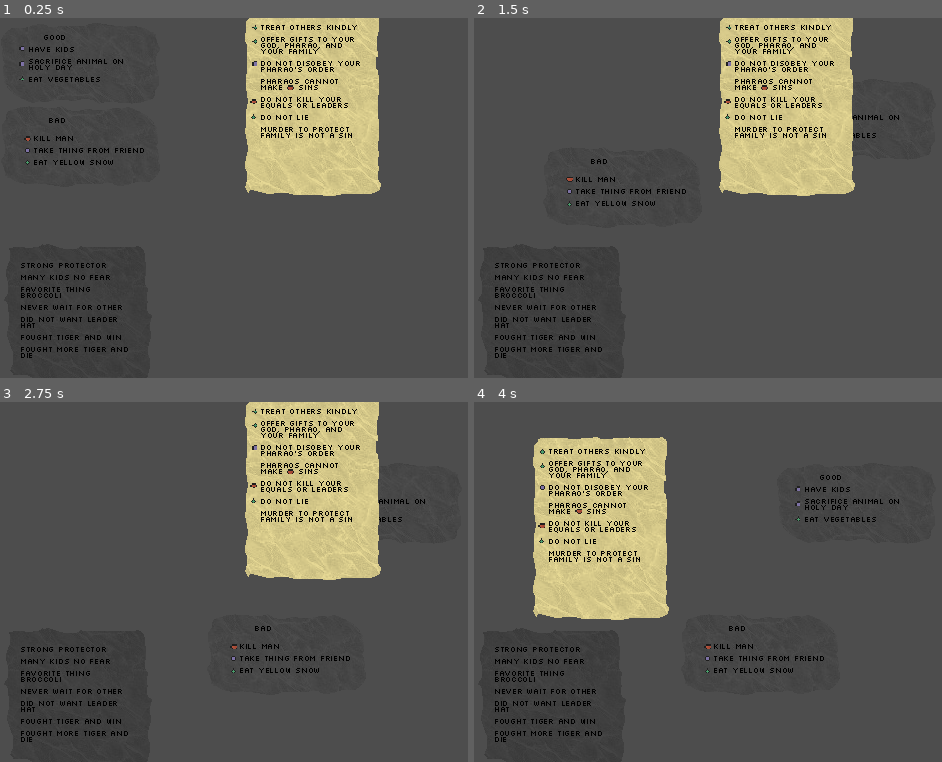
Above: before the commit, frames 1-4 (two rows, left to right).
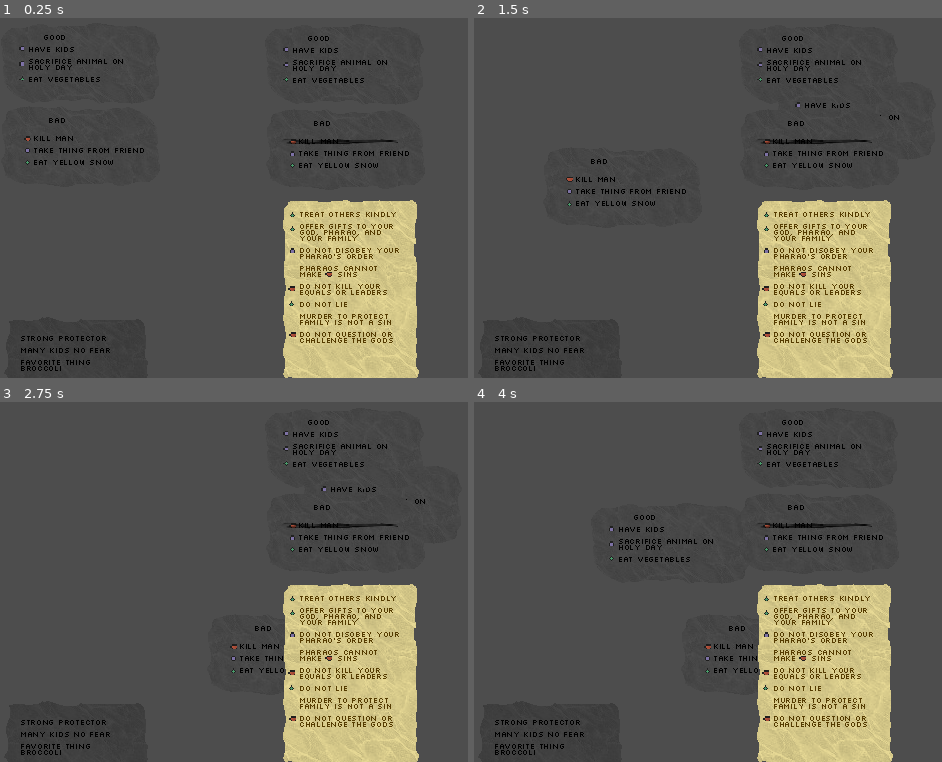
Above: after the commit, the same moments.

Repository: NicEastvillage/GMTKGameJam2024
Game: Godot game, scene res://scenes/content_preview.tscn
The game is run twice, just before and just after one commit, with the same random seed, the same clock (stepped at 60 frames per second) and the same inputs. This scene is started directly instead of the project's main scene.
Inputs (mouse positions are in pixels of both pictures, inside the frame that each line leads up to):
- Up to frame 1 (0.25 s): no input
- Up to frame 2 (1.5 s): tap Enter at 0.5 s; drag from (553, 61) to (857, 118) at 0.52 s; tap Space at 1.25 s; drag from (553, 144) to (764, 270) at 1.27 s
- Up to frame 3 (2.75 s): tap Enter at 2 s; move the mouse to (79, 697) at 2.02 s; click (79, 697) at 2.17 s
- Up to frame 4 (4 s): tap Space at 2.75 s; drag from (787, 488) to (600, 528) at 2.77 s; tap Enter at 3.5 s; move the mouse to (outside the picture) at 3.52 s; click (outside the picture) at 3.67 s

The runs differ from the first frame. In frame 1, 29% of the frame differs, in the area x 4-90%, y 0-100%; in frame 2, 29%; in frame 3, 29%; in frame 4, 30%, in the area x 4-91%, y 5-100%.

Commit message:
Add person S2P1

Diff:
--- /dev/null
+++ b/Fonts/font_egyptian.tres
@@ -0,0 +1,9 @@
+[gd_resource type="LabelSettings" load_steps=2 format=3 uid="uid://68yv14anvw22"]
+
+[ext_resource type="FontFile" uid="uid://dsxutw8wvagrh" path="res://Fonts/slkscr.ttf" id="1_kvvng"]
+
+[resource]
+line_spacing = -3.0
+font = ExtResource("1_kvvng")
+font_size = 8
+font_color = Color(0.333333, 0.231373, 0, 1)
--- a/data/S2/S2.tres
+++ b/data/S2/S2.tres
@@ -1,10 +1,13 @@
-[gd_resource type="Resource" script_class="StageData" load_steps=4 format=3 uid="uid://dlw3atx42ecxt"]
+[gd_resource type="Resource" script_class="StageData" load_steps=7 format=3 uid="uid://dlw3atx42ecxt"]
 
 [ext_resource type="Script" path="res://scripts/PersonData.gd" id="1_5qw5g"]
 [ext_resource type="PackedScene" uid="uid://cgivppnhhmvv8" path="res://data/S2/S2_doc_1.tscn" id="2_gcen3"]
+[ext_resource type="Resource" uid="uid://chagbty05oiqk" path="res://data/S2/S2P1_Eman/S2P1.tres" id="2_p2kqa"]
 [ext_resource type="Script" path="res://scripts/StageData.gd" id="2_rwdhk"]
+[ext_resource type="PackedScene" uid="uid://cxn5b86fiunw8" path="res://data/S2/S2_doc_mod_S1_2.tscn" id="3_qxfmv"]
+[ext_resource type="PackedScene" uid="uid://d33wmdbfkyvso" path="res://data/S1/S1_doc_1.tscn" id="4_5i24x"]
 
 [resource]
 script = ExtResource("2_rwdhk")
-people = Array[ExtResource("1_5qw5g")]([])
-rule_documents = Array[PackedScene]([ExtResource("2_gcen3")])
+people = Array[ExtResource("1_5qw5g")]([ExtResource("2_p2kqa")])
+rule_documents = Array[PackedScene]([ExtResource("2_gcen3"), ExtResource("3_qxfmv"), ExtResource("4_5i24x")])
--- /dev/null
+++ b/data/S2/S2P1_Eman/S2P1.tres
@@ -0,0 +1,13 @@
+[gd_resource type="Resource" script_class="PersonData" load_steps=5 format=3 uid="uid://chagbty05oiqk"]
+
+[ext_resource type="Script" path="res://scripts/PersonData.gd" id="1_cb5gh"]
+[ext_resource type="PackedScene" uid="uid://deli4xte8d53o" path="res://data/S2/S2P1_Eman/S2P1_cert.tscn" id="1_sh7ss"]
+[ext_resource type="PackedScene" uid="uid://nhh0dl7w5jiu" path="res://data/S2/S2P1_Eman/S2P1_life.tscn" id="2_304n8"]
+[ext_resource type="Texture2D" uid="uid://523kvi2qo7n0" path="res://sprites/Portraits/PortraitCurie2.png" id="3_7j8gy"]
+
+[resource]
+script = ExtResource("1_cb5gh")
+name = "Eman"
+portrait = ExtResource("3_7j8gy")
+verdict_sinner = false
+person_documents = Array[PackedScene]([ExtResource("1_sh7ss"), ExtResource("2_304n8")])
--- /dev/null
+++ b/data/S2/S2P1_Eman/S2P1_cert.tscn
@@ -0,0 +1,67 @@
+[gd_scene load_steps=9 format=3 uid="uid://deli4xte8d53o"]
+
+[ext_resource type="Script" path="res://scripts/draggable.gd" id="1_63o4s"]
+[ext_resource type="Texture2D" uid="uid://bw1k0tacnuwh" path="res://sprites/Sheet2.png" id="2_xmoxo"]
+[ext_resource type="Theme" uid="uid://buyb8v1ge6h0c" path="res://Fonts/Stone Age.tres" id="3_gjwrp"]
+[ext_resource type="LabelSettings" uid="uid://68yv14anvw22" path="res://Fonts/font_egyptian.tres" id="4_aeicc"]
+[ext_resource type="AudioStream" uid="uid://dm2w7djhevvd4" path="res://sounds/paper4.wav" id="7_gsqdq"]
+[ext_resource type="AudioStream" uid="uid://b3yglo6ubp644" path="res://sounds/paper.wav" id="8_8bvc1"]
+
+[sub_resource type="OccluderPolygon2D" id="OccluderPolygon2D_n02qm"]
+polygon = PackedVector2Array(-84, -72, -85, -27, -81, 1, -83, 26, -35, 30, 29, 30, 30, -30, 28, -77, 32, -134, 8, -135, -35, -135, -63, -132, -84, -135)
+
+[sub_resource type="RectangleShape2D" id="RectangleShape2D_fy7mq"]
+size = Vector2(131.467, 178.533)
+
+[node name="S2P1_cert" type="CharacterBody2D"]
+collision_layer = 4
+collision_mask = 0
+input_pickable = true
+script = ExtResource("1_63o4s")
+
+[node name="LightOccluder2D" type="LightOccluder2D" parent="."]
+position = Vector2(25, 53)
+occluder = SubResource("OccluderPolygon2D_n02qm")
+
+[node name="CollisionShape2D" type="CollisionShape2D" parent="."]
+position = Vector2(-0.266304, -0.266304)
+shape = SubResource("RectangleShape2D_fy7mq")
+
+[node name="Tablet" type="Sprite2D" parent="."]
+position = Vector2(-1.2663, 0.733696)
+rotation = 3.14159
+texture = ExtResource("2_xmoxo")
+
+[node name="Label" type="Label" parent="."]
+offset_left = -56.0
+offset_top = -80.0
+offset_right = 53.0
+offset_bottom = 83.0
+theme = ExtResource("3_gjwrp")
+text = "    Death CERTIFICATE
+
+NAME: Eman
+
+GENDER: Female
+
+PARENTS: Kilan & Esia
+
+PROFESSION: FORTUNE TELLER
+
+AGE AT DEATH: 33
+
+CAUSE OF DEATH:
+Murdered by angry customer whose fortune never came true. The murderer said: \"The which told me my wife would give me 2 strong sons, but then my wife died of ilk\""
+label_settings = ExtResource("4_aeicc")
+autowrap_mode = 3
+
+[node name="SelectedSound" type="AudioStreamPlayer2D" parent="."]
+position = Vector2(-1, -1)
+stream = ExtResource("7_gsqdq")
+
+[node name="DroppedSound" type="AudioStreamPlayer2D" parent="."]
+position = Vector2(-1, -2)
+stream = ExtResource("8_8bvc1")
+
+[connection signal="mouse_entered" from="." to="." method="_on_mouse_entered"]
+[connection signal="mouse_exited" from="." to="." method="_on_mouse_exited"]
--- /dev/null
+++ b/data/S2/S2P1_Eman/S2P1_life.tscn
@@ -0,0 +1,56 @@
+[gd_scene load_steps=9 format=3 uid="uid://nhh0dl7w5jiu"]
+
+[ext_resource type="Script" path="res://scripts/draggable.gd" id="1_sjv84"]
+[ext_resource type="Texture2D" uid="uid://bw1k0tacnuwh" path="res://sprites/Sheet2.png" id="2_8n8w0"]
+[ext_resource type="Theme" uid="uid://buyb8v1ge6h0c" path="res://Fonts/Stone Age.tres" id="3_6to1t"]
+[ext_resource type="LabelSettings" uid="uid://68yv14anvw22" path="res://Fonts/font_egyptian.tres" id="4_f6xom"]
+[ext_resource type="AudioStream" uid="uid://dm2w7djhevvd4" path="res://sounds/paper4.wav" id="5_055r2"]
+[ext_resource type="AudioStream" uid="uid://b3yglo6ubp644" path="res://sounds/paper.wav" id="6_bvmhd"]
+
+[sub_resource type="OccluderPolygon2D" id="OccluderPolygon2D_n02qm"]
+polygon = PackedVector2Array(-84, -72, -85, -27, -81, 1, -83, 26, -35, 30, 29, 30, 30, -30, 28, -77, 32, -134, 8, -135, -35, -135, -63, -132, -84, -135)
+
+[sub_resource type="RectangleShape2D" id="RectangleShape2D_fy7mq"]
+size = Vector2(131.467, 178.533)
+
+[node name="S2P1_life" type="CharacterBody2D"]
+collision_layer = 4
+collision_mask = 0
+input_pickable = true
+script = ExtResource("1_sjv84")
+
+[node name="LightOccluder2D" type="LightOccluder2D" parent="."]
+position = Vector2(25, 53)
+occluder = SubResource("OccluderPolygon2D_n02qm")
+
+[node name="CollisionShape2D" type="CollisionShape2D" parent="."]
+position = Vector2(-0.266304, -0.266304)
+shape = SubResource("RectangleShape2D_fy7mq")
+
+[node name="Tablet" type="Sprite2D" parent="."]
+position = Vector2(-1.2663, 0.733696)
+rotation = 3.14159
+texture = ExtResource("2_8n8w0")
+
+[node name="Label" type="Label" parent="."]
+offset_left = -56.0
+offset_top = -80.0
+offset_right = 53.0
+offset_bottom = 83.0
+theme = ExtResource("3_6to1t")
+text = "          Memoir
+
+TODO"
+label_settings = ExtResource("4_f6xom")
+autowrap_mode = 3
+
+[node name="SelectedSound" type="AudioStreamPlayer2D" parent="."]
+position = Vector2(-1, -1)
+stream = ExtResource("5_055r2")
+
+[node name="DroppedSound" type="AudioStreamPlayer2D" parent="."]
+position = Vector2(-1, -2)
+stream = ExtResource("6_bvmhd")
+
+[connection signal="mouse_entered" from="." to="." method="_on_mouse_entered"]
+[connection signal="mouse_exited" from="." to="." method="_on_mouse_exited"]
--- a/data/S2/S2_doc_1.tscn
+++ b/data/S2/S2_doc_1.tscn
@@ -1,9 +1,10 @@
-[gd_scene load_steps=11 format=3 uid="uid://cgivppnhhmvv8"]
+[gd_scene load_steps=12 format=3 uid="uid://cgivppnhhmvv8"]
 
 [ext_resource type="Script" path="res://scripts/draggable.gd" id="1_rkhfu"]
 [ext_resource type="Texture2D" uid="uid://bw1k0tacnuwh" path="res://sprites/Sheet2.png" id="2_nnrgs"]
 [ext_resource type="Theme" uid="uid://buyb8v1ge6h0c" path="res://Fonts/Stone Age.tres" id="3_k55i8"]
 [ext_resource type="Texture2D" uid="uid://crxg2np84jiel" path="res://sprites/Diamond.png" id="4_j1lbm"]
+[ext_resource type="LabelSettings" uid="uid://68yv14anvw22" path="res://Fonts/font_egyptian.tres" id="4_ntkv8"]
 [ext_resource type="Texture2D" uid="uid://bcuanw0r63ce8" path="res://sprites/Circle.png" id="5_4vkfg"]
 [ext_resource type="Texture2D" uid="uid://bg13rcap4d682" path="res://sprites/Shield.png" id="6_7mlkf"]
 [ext_resource type="AudioStream" uid="uid://dm2w7djhevvd4" path="res://sounds/paper4.wav" id="6_ev75u"]
@@ -35,9 +36,9 @@
 texture = ExtResource("2_nnrgs")
 
 [node name="Label" type="Label" parent="."]
-offset_left = -54.0
+offset_left = -53.0
 offset_top = -81.0
-offset_right = 55.0
+offset_right = 56.0
 offset_bottom = 82.0
 theme = ExtResource("3_k55i8")
 text = "Treat others kindly
@@ -52,7 +53,10 @@
 
 Do not lie
 
-Murder to protect family is not a sin"
+Murder to protect family is not a sin
+
+Do not question or challenge the Gods"
+label_settings = ExtResource("4_ntkv8")
 autowrap_mode = 3
 
 [node name="Diamond" type="Sprite2D" parent="."]
@@ -75,8 +79,12 @@
 position = Vector2(-60, -2)
 texture = ExtResource("6_7mlkf")
 
-[node name="Shield" type="Sprite2D" parent="Shield"]
-position = Vector2(37, -14)
+[node name="Shield2" type="Sprite2D" parent="."]
+position = Vector2(-23, -16)
+texture = ExtResource("6_7mlkf")
+
+[node name="Shield3" type="Sprite2D" parent="."]
+position = Vector2(-59, 44)
 texture = ExtResource("6_7mlkf")
 
 [node name="SelectedSound" type="AudioStreamPlayer2D" parent="."]
--- /dev/null
+++ b/data/S2/S2_doc_mod_S1_2.tscn
@@ -0,0 +1,78 @@
+[gd_scene load_steps=12 format=3 uid="uid://cxn5b86fiunw8"]
+
+[ext_resource type="Script" path="res://scripts/draggable.gd" id="1_yxsvx"]
+[ext_resource type="Texture2D" uid="uid://dkndyse1aprcl" path="res://sprites/Tablet.png" id="2_5gmid"]
+[ext_resource type="Theme" uid="uid://buyb8v1ge6h0c" path="res://Fonts/Stone Age.tres" id="3_ku5vt"]
+[ext_resource type="Texture2D" uid="uid://bg13rcap4d682" path="res://sprites/Shield.png" id="4_vs263"]
+[ext_resource type="Texture2D" uid="uid://crxg2np84jiel" path="res://sprites/Diamond.png" id="5_jd33l"]
+[ext_resource type="Texture2D" uid="uid://bcuanw0r63ce8" path="res://sprites/Circle.png" id="6_ugxmt"]
+[ext_resource type="AudioStream" uid="uid://ctvmxmd8f7n1d" path="res://sounds/rock_slide.wav" id="7_pg3yx"]
+[ext_resource type="Texture2D" uid="uid://nj733200dvc7" path="res://sprites/ScratchedOut.png" id="7_phcnk"]
+[ext_resource type="AudioStream" uid="uid://cl4hwvcn5elk7" path="res://sounds/rock_drop.wav" id="8_et2bo"]
+
+[sub_resource type="OccluderPolygon2D" id="OccluderPolygon2D_n02qm"]
+polygon = PackedVector2Array(-97, -83, -100, -73, -96, -50, -101, -39, -94, -23, -76, -20, -61, -23, -42, -20, -15, -22, 15, -18, 39, -22, 47, -29, 43, -42, 48, -64, 41, -82, 23, -88, -9, -84, -51, -85, -82, -90)
+
+[sub_resource type="RectangleShape2D" id="RectangleShape2D_fy7mq"]
+size = Vector2(152, 76)
+
+[node name="S2_doc_mod_S1_2" type="CharacterBody2D"]
+collision_layer = 4
+collision_mask = 0
+input_pickable = true
+script = ExtResource("1_yxsvx")
+
+[node name="LightOccluder2D" type="LightOccluder2D" parent="."]
+position = Vector2(25, 53)
+occluder = SubResource("OccluderPolygon2D_n02qm")
+
+[node name="CollisionShape2D" type="CollisionShape2D" parent="."]
+position = Vector2(-0.266304, -0.266304)
+shape = SubResource("RectangleShape2D_fy7mq")
+
+[node name="Tablet" type="Sprite2D" parent="."]
+position = Vector2(-1.2663, 0.733696)
+texture = ExtResource("2_5gmid")
+
+[node name="Label" type="Label" parent="."]
+offset_left = -49.0
+offset_top = -30.0
+offset_right = 64.0
+offset_bottom = 19.0
+theme = ExtResource("3_ku5vt")
+text = "    BAD
+
+
+Kill man
+
+Take thing from friend
+
+Eat yellow snow"
+autowrap_mode = 3
+
+[node name="Shield" type="Sprite2D" parent="."]
+position = Vector2(-54, -7)
+texture = ExtResource("4_vs263")
+
+[node name="Diamond" type="Sprite2D" parent="."]
+position = Vector2(-54, 17)
+texture = ExtResource("5_jd33l")
+
+[node name="Circle2" type="Sprite2D" parent="."]
+position = Vector2(-54, 5)
+texture = ExtResource("6_ugxmt")
+
+[node name="Sprite2D" type="Sprite2D" parent="."]
+position = Vector2(-7, -8)
+texture = ExtResource("7_phcnk")
+
+[node name="SelectedSound" type="AudioStreamPlayer2D" parent="."]
+position = Vector2(-1, -1)
+stream = ExtResource("7_pg3yx")
+
+[node name="DroppedSound" type="AudioStreamPlayer2D" parent="."]
+position = Vector2(-1, -2)
+stream = ExtResource("8_et2bo")
+
+[connection signal="mouse_entered" from="." to="." method="_on_mouse_entered"]
+[connection signal="mouse_exited" from="." to="." method="_on_mouse_exited"]
--- a/scenes/content_preview.tscn
+++ b/scenes/content_preview.tscn
@@ -9,34 +9,51 @@
 [ext_resource type="PackedScene" uid="uid://dqema0uu6t4bq" path="res://data/S1/S1P3_Ulla/S1P3_desc_frag3.tscn" id="7_6qjck"]
 [ext_resource type="PackedScene" uid="uid://chai53wwo7lb3" path="res://data/S1/S1P3_Ulla/S1P3_desc_frag4.tscn" id="8_i2j1j"]
 [ext_resource type="PackedScene" uid="uid://cgivppnhhmvv8" path="res://data/S2/S2_doc_1.tscn" id="9_u3c8l"]
+[ext_resource type="PackedScene" uid="uid://cxn5b86fiunw8" path="res://data/S2/S2_doc_mod_S1_2.tscn" id="10_ap2pa"]
+[ext_resource type="PackedScene" uid="uid://deli4xte8d53o" path="res://data/S2/S2P1_Eman/S2P1_cert.tscn" id="11_1swsh"]
+[ext_resource type="PackedScene" uid="uid://nhh0dl7w5jiu" path="res://data/S2/S2P1_Eman/S2P1_life.tscn" id="12_pxbqb"]
 
 [node name="ContentPreview" type="Node2D"]
 
-[node name="Stage_Cavemen" type="Node2D" parent="."]
+[node name="Stage1_Cavemen" type="Node2D" parent="."]
 
-[node name="S1_doc_1" parent="Stage_Cavemen" instance=ExtResource("2_g1r0t")]
+[node name="S1_doc_1" parent="Stage1_Cavemen" instance=ExtResource("2_g1r0t")]
 position = Vector2(82, 45)
 
-[node name="S1_doc_2" parent="Stage_Cavemen" instance=ExtResource("1_juxc3")]
+[node name="S1_doc_2" parent="Stage1_Cavemen" instance=ExtResource("1_juxc3")]
 position = Vector2(82, 128)
 
-[node name="S1P1_desc" parent="Stage_Cavemen" instance=ExtResource("3_qhrgx")]
-position = Vector2(79, 296)
+[node name="S1P1_desc" parent="Stage1_Cavemen" instance=ExtResource("3_qhrgx")]
+position = Vector2(79, 369)
 
-[node name="S1P2_desc" parent="Stage_Cavemen" instance=ExtResource("4_yael0")]
-position = Vector2(78, 453)
+[node name="S1P2_desc" parent="Stage1_Cavemen" instance=ExtResource("4_yael0")]
+position = Vector2(78, 526)
 
-[node name="S1P3_desc_frag1" parent="Stage_Cavemen" instance=ExtResource("5_nhkd1")]
-position = Vector2(39, 590)
+[node name="S1P3_desc_frag1" parent="Stage1_Cavemen" instance=ExtResource("5_nhkd1")]
+position = Vector2(39, 663)
 
-[node name="S1P3_desc_frag2" parent="Stage_Cavemen" instance=ExtResource("6_ktd1j")]
-position = Vector2(108, 586)
+[node name="S1P3_desc_frag2" parent="Stage1_Cavemen" instance=ExtResource("6_ktd1j")]
+position = Vector2(108, 659)
 
-[node name="S1P3_desc_frag3" parent="Stage_Cavemen" instance=ExtResource("7_6qjck")]
-position = Vector2(40, 655)
+[node name="S1P3_desc_frag3" parent="Stage1_Cavemen" instance=ExtResource("7_6qjck")]
+position = Vector2(40, 728)
 
-[node name="S1P3_desc_frag4" parent="Stage_Cavemen" instance=ExtResource("8_i2j1j")]
-position = Vector2(107, 655)
+[node name="S1P3_desc_frag4" parent="Stage1_Cavemen" instance=ExtResource("8_i2j1j")]
+position = Vector2(107, 728)
 
-[node name="S2_doc_1" parent="." instance=ExtResource("9_u3c8l")]
-position = Vector2(314, 86)
+[node name="Stage2_Egyptian" type="Node2D" parent="."]
+
+[node name="S2_doc_1" parent="Stage2_Egyptian" instance=ExtResource("9_u3c8l")]
+position = Vector2(352, 273)
+
+[node name="S1_doc_1" parent="Stage2_Egyptian" instance=ExtResource("2_g1r0t")]
+position = Vector2(346, 46)
+
+[node name="S2_doc_mod_S1_2" parent="Stage2_Egyptian" instance=ExtResource("10_ap2pa")]
+position = Vector2(347, 131)
+
+[node name="S2P1_life" parent="Stage2_Egyptian" instance=ExtResource("12_pxbqb")]
+position = Vector2(429, 479)
+
+[node name="S2P1_cert" parent="Stage2_Egyptian" instance=ExtResource("11_1swsh")]
+position = Vector2(282, 478)
Not shown: 1 places in scenes/content_preview.tscn that only renumber resources
Binary file added: sprites/ScratchedOut.png
Not shown, added: sprites/ScratchedOut.png.import
